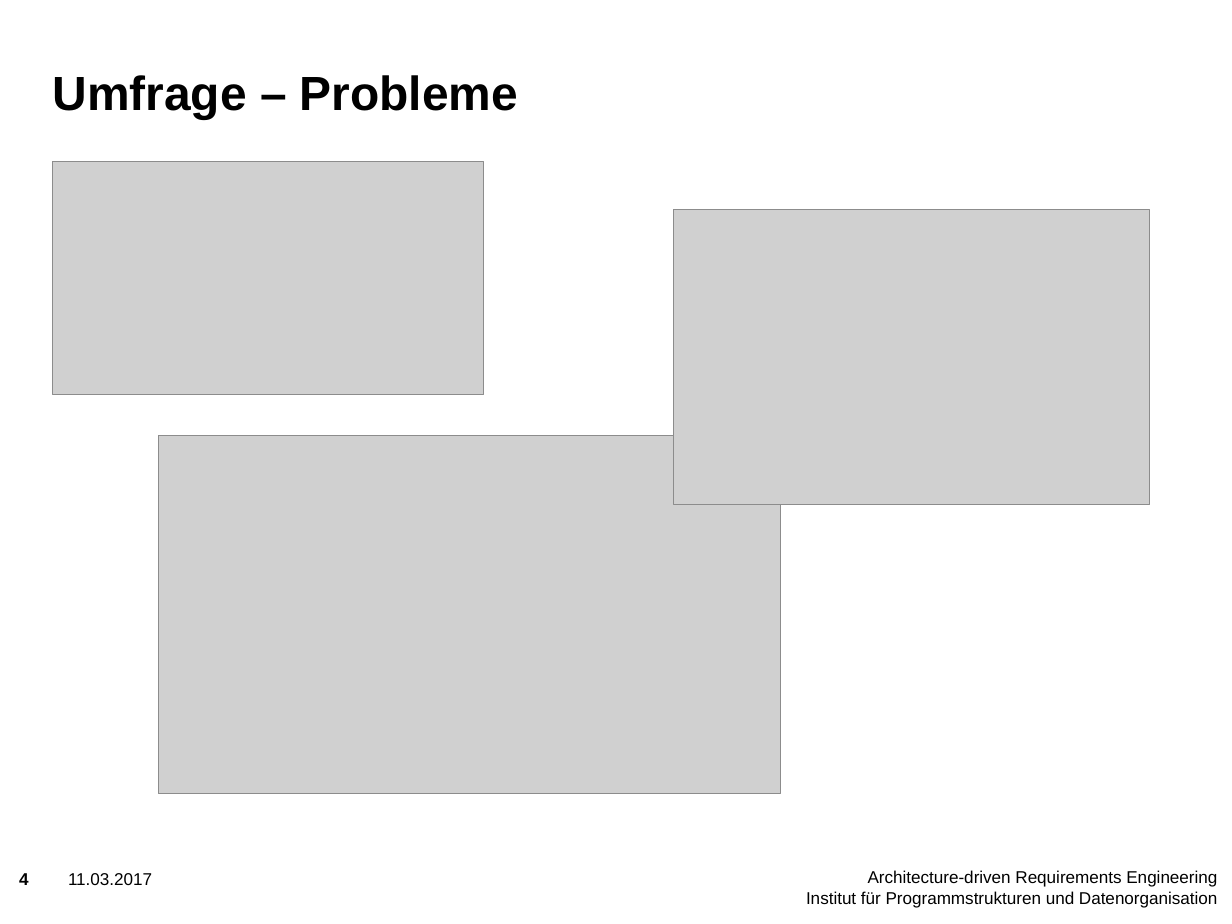
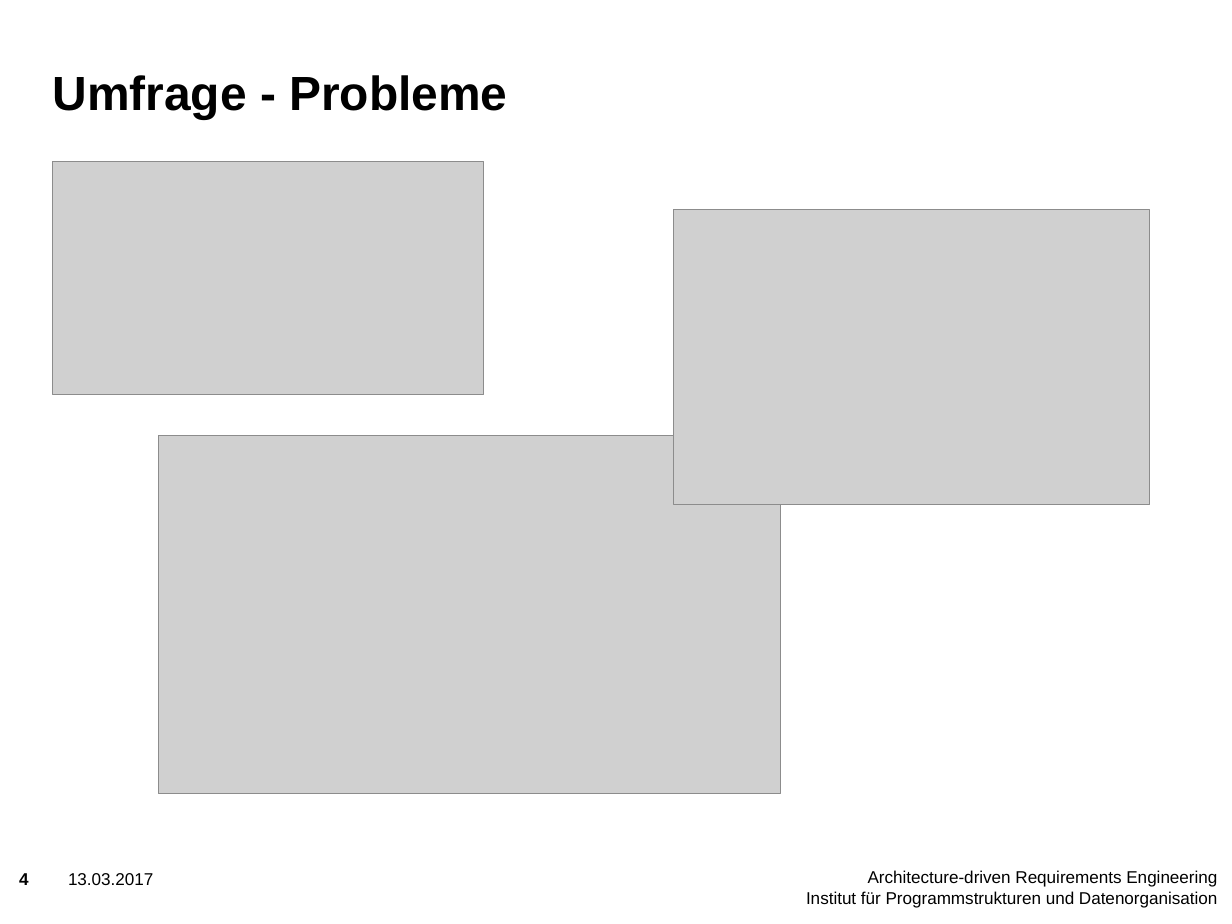
Before and after one commit to njules/goApp, a slide deck: slide 4 of Qualitätssicherung/Testphase.pptx. Drawn at 1232x924 pixels with LibreOffice and Linux fonts; fonts in the diff are those of the drawing; grey boxes stand for pictures; background and template pictures are left out. Boxes give left, top, right and bottom in pixels: in the first picture for what was removed or moved away, otherwise in the second. Text is boxed around its words. In the diff, an @@ line names an element or a change of style, - is before the commit and + after.

```diff
--- a/Qualitätssicherung/Testphase.pptx
+++ b/Qualitätssicherung/Testphase.pptx
@@ title at [53, 75, 507, 120]: text changed @@
-Umfrage – Probleme
+Umfrage - Probleme
@@ text at [68, 873, 153, 885]: text changed @@
-11.03.2017
+13.03.2017
```
Also in this commit, not shown: 8 other slides changed, 2 slides added, 2 slides removed, 4 other files.
